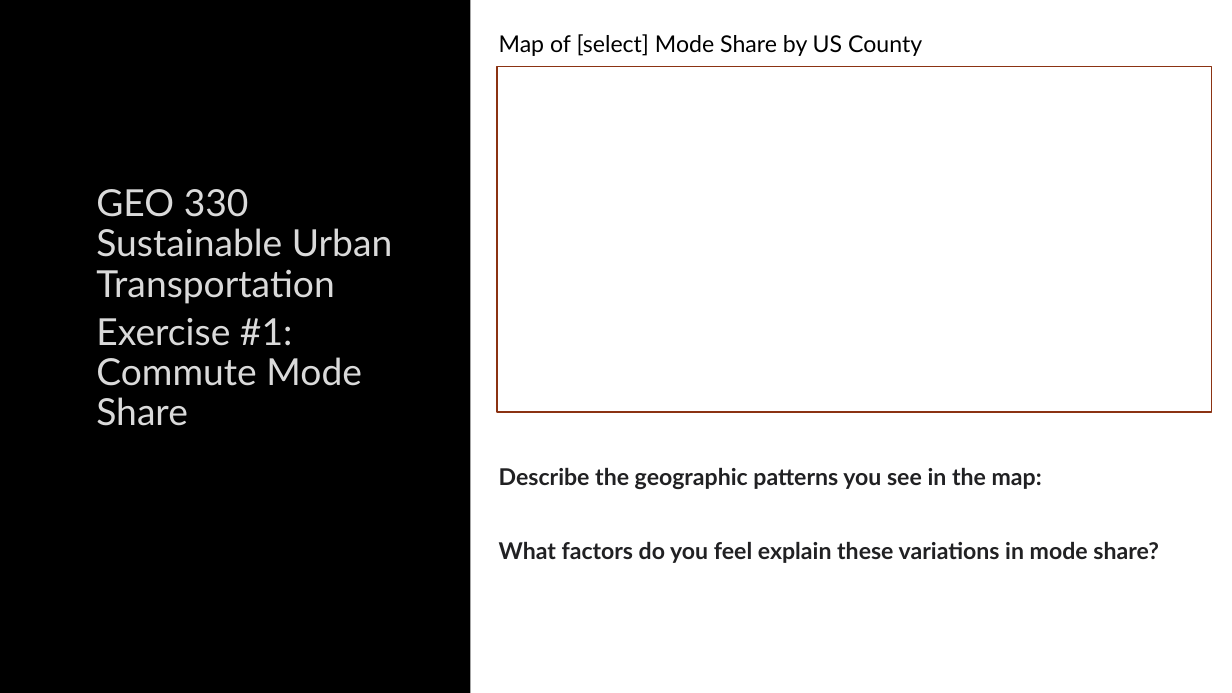
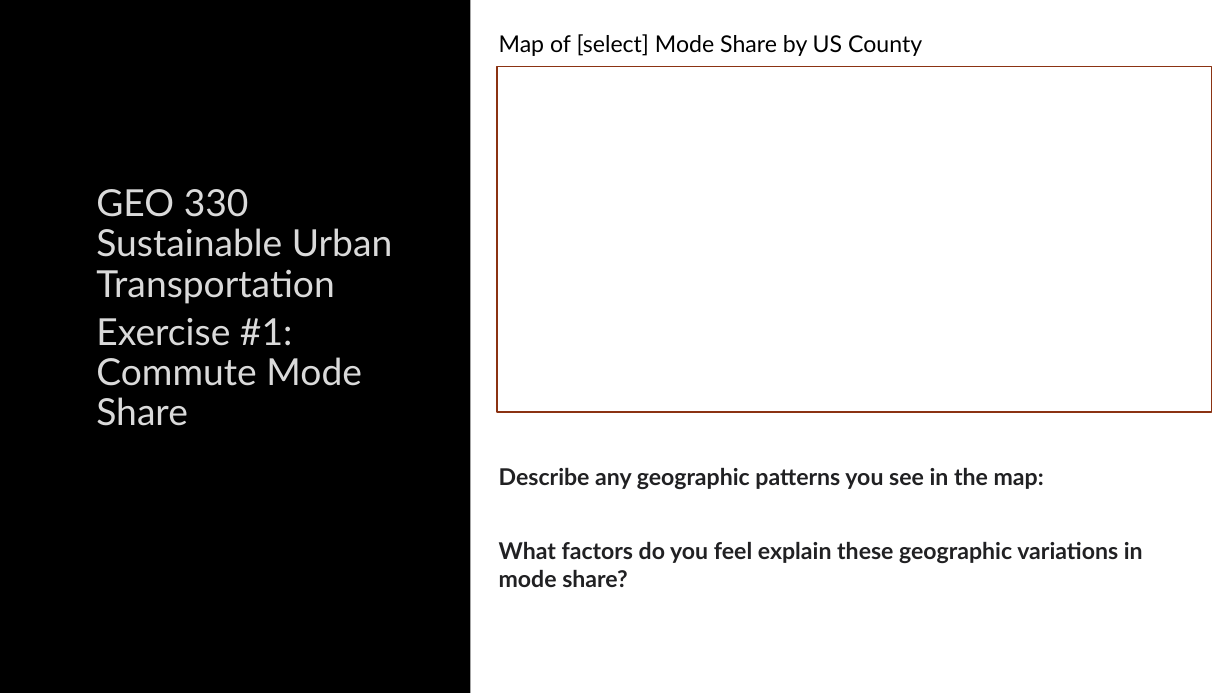
Before and after one commit to justenvirons/pedagogy, a slide deck: slide 5 of GEO330_2024_WinterQuarter/exercises/Exercise_01/slides/Exercise01_Template.pptx (slide 1 before the commit). Drawn at 1232x693 pixels with LibreOffice and Linux fonts; fonts in the diff are those of the drawing; background and template pictures are left out. Boxes give left, top, right and bottom in pixels: in the first picture for what was removed or moved away, otherwise in the second. Text is boxed around its words. In the diff, an @@ line names an element or a change of style, - is before the commit and + after.

```diff
--- a/GEO330_2024_WinterQuarter/exercises/Exercise_01/slides/Exercise01_Template.pptx
+++ b/GEO330_2024_WinterQuarter/exercises/Exercise_01/slides/Exercise01_Template.pptx
@@ text at box(499, 468, 1143, 587): text changed @@
-Describe the geographic patterns you see in the map:
-What factors do you feel explain these variations in mode share?
+Describe any geographic patterns you see in the map:
+What factors do you feel explain these geographic variations in mode share?
```
Also in this commit, not shown: 5 other slides changed, 2 slides added, 2 slides removed, 3 other files.
